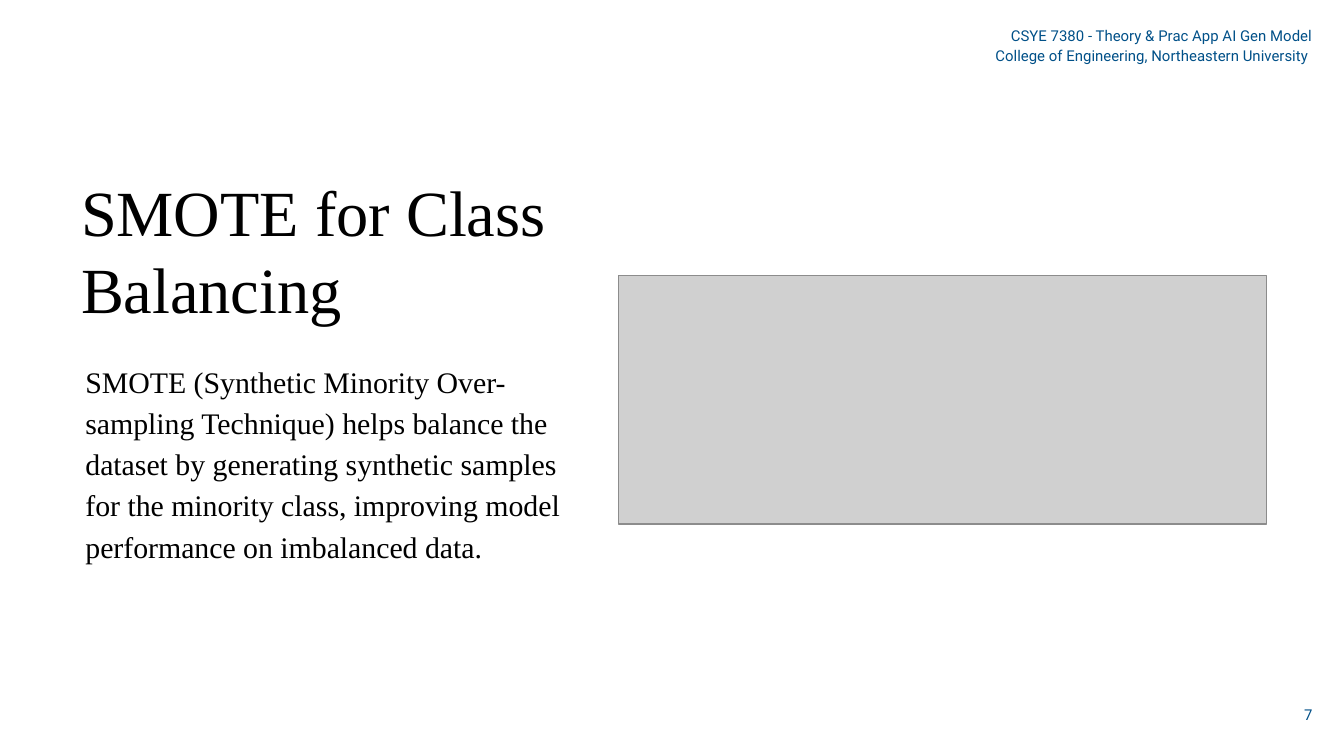
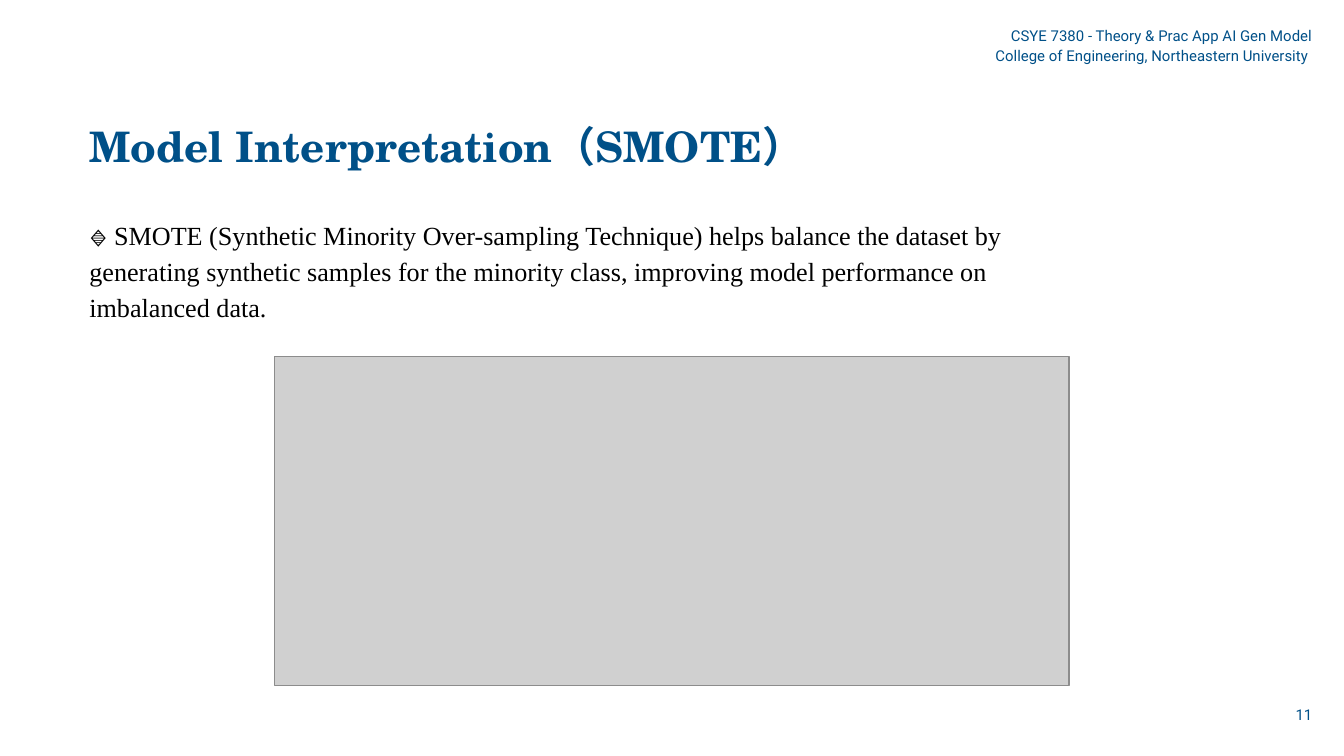
Before and after one commit to yiwenkang0128/Nutritional_Bot, a slide deck: slide 11 of 7380 Slides.pptx (slide 7 before the commit). Drawn at 1344x756 pixels with LibreOffice and Linux fonts; fonts in the diff are those of the drawing; grey boxes stand for pictures. Boxes give left, top, right and bottom in pixels: in the first picture for what was removed or moved away, otherwise in the second. Text is boxed around its words. In the diff, an @@ line names an element or a change of style, - is before the commit and + after.

```diff
--- a/7380 Slides.pptx
+++ b/7380 Slides.pptx
@@ text added at (89, 126, 804, 171), 22.5 pt, text #005088, bold @@
+Model Interpretation（SMOTE）
@@ text removed at (81, 190, 545, 325) @@
-SMOTE for Class Balancing
@@ text at (89, 227, 1001, 318): text changed; size 16 to 14 pt @@
-SMOTE (Synthetic Minority Over-sampling Technique) helps balance the dataset by generating synthetic samples for the minority class, improving model performance on imbalanced data.
+🔹 SMOTE (Synthetic Minority Over-sampling Technique) helps balance the dataset by generating synthetic samples for the minority class, improving model performance on imbalanced data.
@@ picture: place and size @@
-picture at (618, 276, 1266, 524)
+picture at (274, 356, 1068, 685)
@@ page number at (1296, 709, 1313, 720): text changed @@
-7
+11
```
Also in this commit, not shown: 3 other slides changed, 1 slide added, 3 other files.
